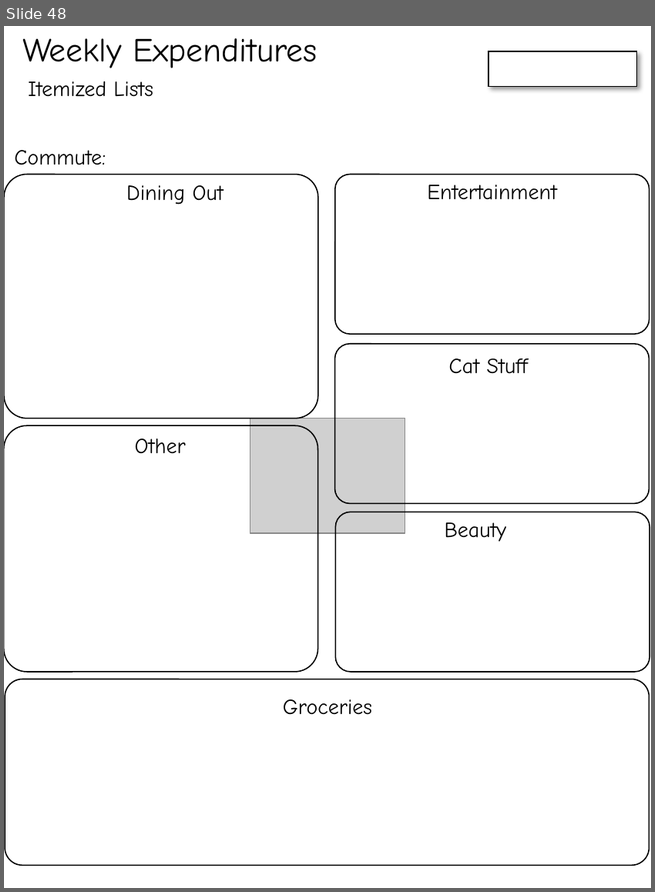
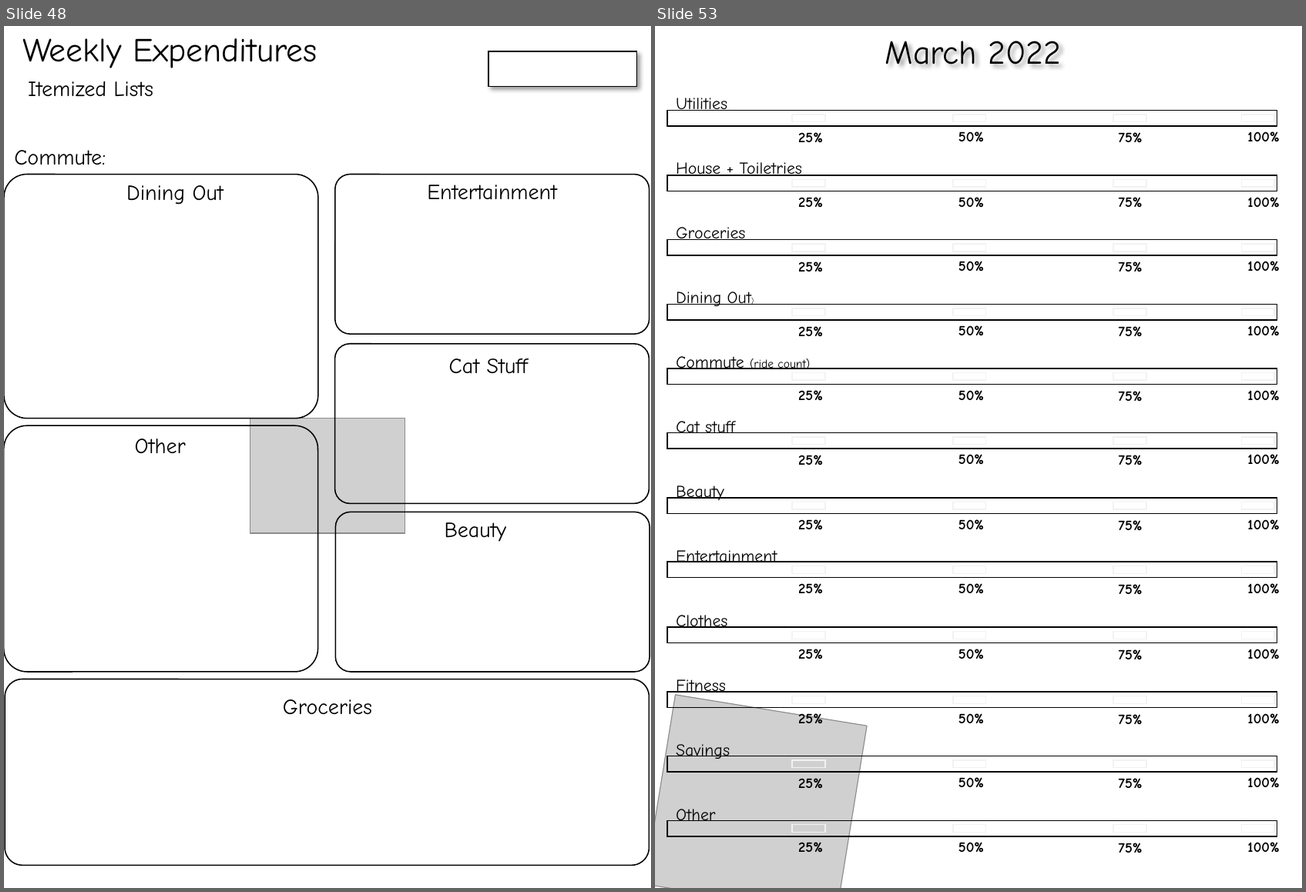
Before and after one commit to cds70409/cds70409.github.io, a slide deck: bujo_printouts.pptx. Shown side by side, each under a label of ours: slide 48 before the commit, slides 48 and 53 after it; the slides between them are not shown. The pictures are 655x892 and 1306x892 pixels, drawn with LibreOffice and Linux fonts; fonts in the diff are those of the drawing; grey boxes stand for pictures. Boxes give left, top, right and bottom in pixels: in the first picture for what was removed or moved away, otherwise in the second. Text is boxed around its words. In the diff, an @@ line names an element or a change of style, - is before the commit and + after.

Commit message:
march spreads

```diff
--- a/bujo_printouts.pptx
+++ b/bujo_printouts.pptx
@@ slide 53 added at (655,26,1302,888), background #FFFFFF @@
@@ text added at (885,41,1061,65), 28 pt, text #000000 @@
+March 2022
@@ group added at (667,98,1279,143): 5 texts, 5 rectangles @@
+Utilities
+100%
+50%
+25%
+75%
@@ group added at (667,162,1279,208): 5 texts, 5 rectangles @@
+House + Toiletries
+100%
+50%
+25%
+75%
@@ group added at (667,227,1279,272): 5 texts, 5 rectangles @@
+Groceries
+100%
+50%
+25%
+75%
@@ group added at (667,292,1279,337): 5 texts, 5 rectangles @@
+Dining Out)
+100%
+50%
+25%
+75%
@@ group added at (667,356,1279,402): 5 texts, 5 rectangles @@
+Commute (ride count)
+100%
+50%
+25%
+75%
@@ group added at (667,421,1279,466): 5 texts, 5 rectangles @@
+Cat stuff
+100%
+50%
+25%
+75%
@@ group added at (667,486,1279,531): 5 texts, 5 rectangles @@
+Beauty
+100%
+50%
+25%
+75%
@@ group added at (667,550,1279,595): 5 texts, 5 rectangles @@
+Entertainment
+100%
+50%
+25%
+75%
@@ group added at (667,615,1279,660): 5 texts, 5 rectangles @@
+Clothes
+100%
+50%
+25%
+75%
@@ picture added at (655,695,867,888) @@
@@ group added at (667,680,1279,725): 5 texts, 5 rectangles @@
+Fitness
+100%
+50%
+25%
+75%
@@ group added at (667,744,1279,789): 5 texts, 5 rectangles @@
+Savings
+100%
+50%
+25%
+75%
@@ group added at (667,809,1279,854): 5 texts, 5 rectangles @@
+Other
+100%
+50%
+25%
+75%
```
Also in this commit, not shown: 1 slide changed, 8 other slides added.
